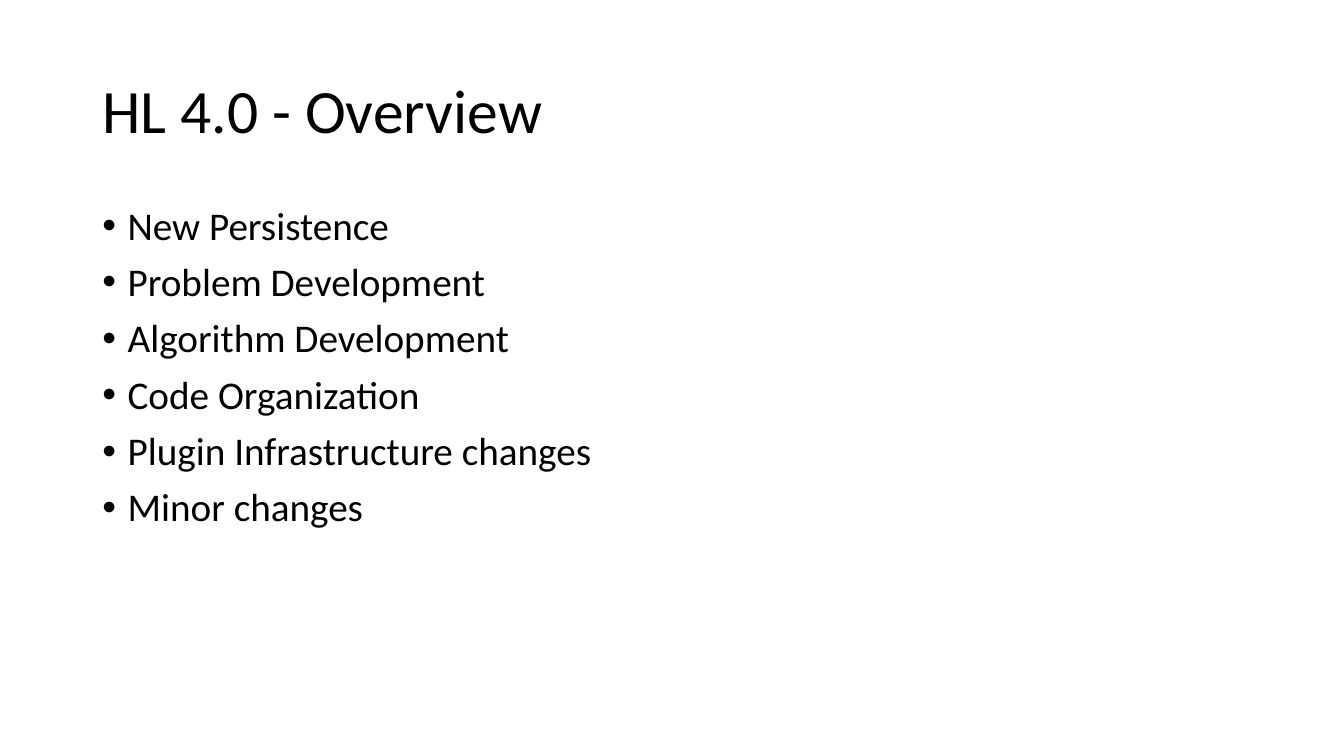
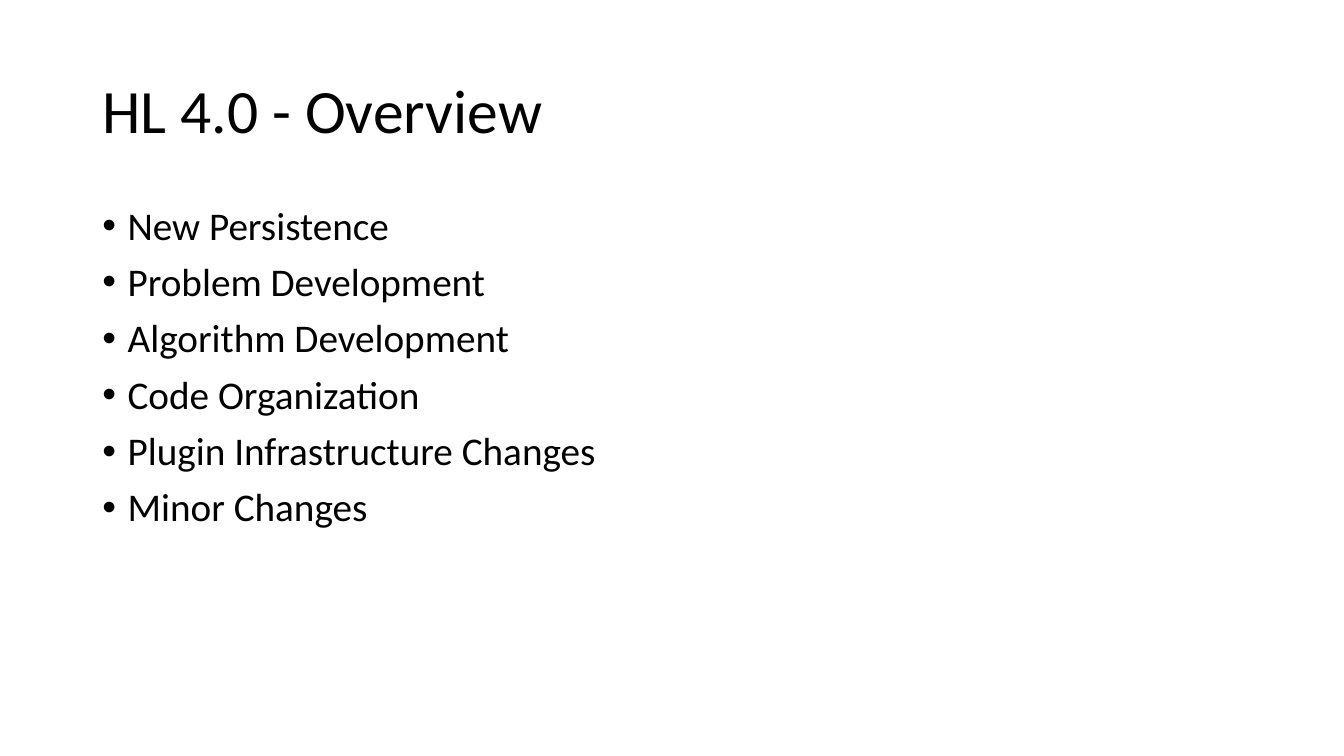
Before and after one commit to heal-research/HeuristicLab, a slide deck: slide 3 of documentation/HeuristicLab 4.0.pptx. Drawn at 1344x756 pixels with LibreOffice and Linux fonts; fonts in the diff are those of the drawing. Boxes give left, top, right and bottom in pixels: in the first picture for what was removed or moved away, otherwise in the second. Text is boxed around its words. In the diff, an @@ line names an element or a change of style, - is before the commit and + after.

```diff
--- a/documentation/HeuristicLab 4.0.pptx
+++ b/documentation/HeuristicLab 4.0.pptx
@@ text at <box>128,437,596,528</box>: text changed @@
-• Plugin Infrastructure changes
-• Minor changes
+• Plugin Infrastructure Changes
+• Minor Changes
```
Also in this commit, not shown: 2 other slides changed.
